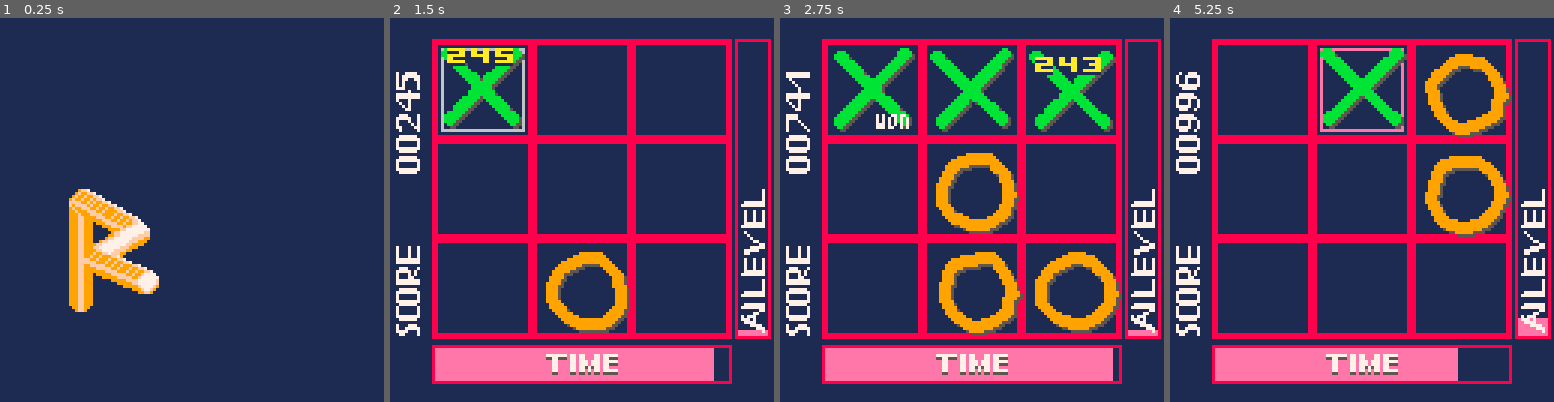
Above: before the commit, frames 1-4 (left to right).
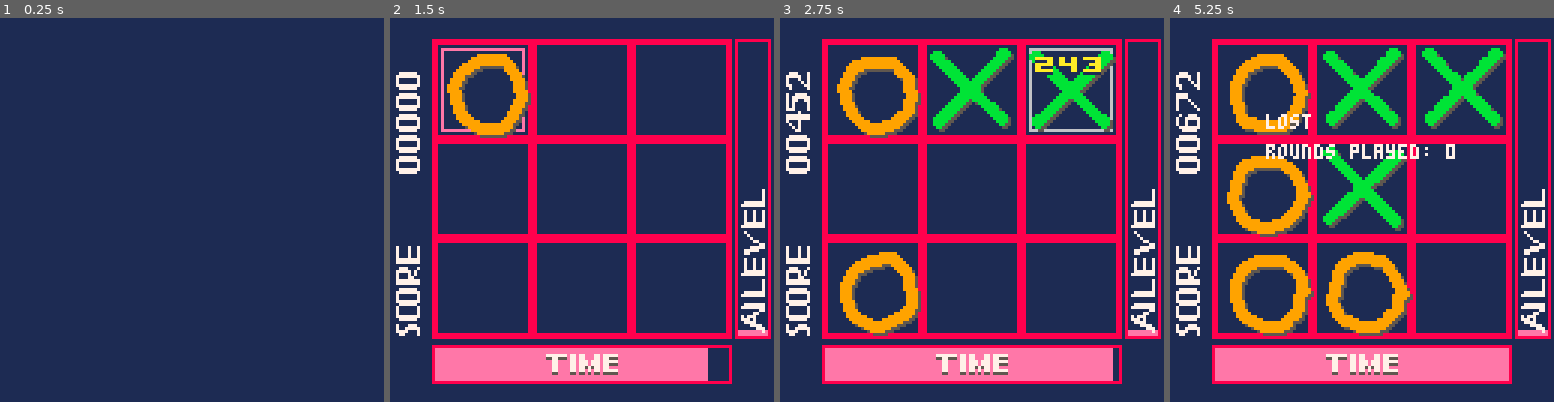
Above: after the commit, the same moments.

Repository: daniig/tttrush
Game: PICO-8 cartridge tictac.p8
Two runs of this game, one before a commit and one after it. Both use one fixed random seed, a clock stepped at 60 frames per second and the inputs below.
Inputs:
- Up to frame 1 (0.25 s): no input
- Up to frame 2 (1.5 s): tap X (X key) at 0.33, 1.07 s; tap O (Z key) at 0.7 s
- Up to frame 3 (2.75 s): hold Right 1.6-2.1 s; tap O (Z key) at 1.7, 2.1, 2.5 s; tap X (X key) at 1.85 s; hold Up 2.15-2.42 s; hold Right from 2.47 s (still down)
- Up to frame 4 (5.25 s): tap O (Z key) every 0.4 s from 2.9 to 4.9 s; tap X (X key) at 2.97, 4.08, 5.2 s; release Right at 3.03 s; hold Left 3.08-3.58 s; hold Down 3.63-3.97 s; hold Right 4.02-4.68 s; hold Up 4.73-5.03 s; hold Left from 5.08 s (still down)

The runs differ from the first frame. In frame 1, 4.5% of the frame differs, in the area x 17-42%, y 44-77%; in frame 2, 6.5%; in frame 3, 13%; in frame 4, 20%, in the area x 1-99%, y 7-95%.

Commit message:
Nuevo título (2)

Diff:
--- a/tictac.p8
+++ b/tictac.p8
@@ -660,9 +660,47 @@
 end
 -->8
 -- drawing
-title_phases={["slow_blink"]=1, ["faster_blink"]=2, ["moving_up"]=3, ["full_title"]=4}
-title_phase_start_time={["slow_blink"]=0, ["faster_blink"]=60, ["moving_up"]=90, ["full_title"]=105}
-title_phase_duration={["slow_blink"]=60, ["faster_blink"]=30, ["moving_up"]=15, ["full_title"]=0}	--	full_title duration is unlimited
+title_phases={"wait", "slow_blink", "faster_blink", "moving_up", "full_title"}
+title_phase_durations={
+	["wait"]=30,
+	["slow_blink"]=30,
+	["faster_blink"]=10,
+	["moving_up"]=15,
+	["full_title"]=-1 -- infinite duration
+}
+
+function title_phase_valid(tp)
+	for phase in all(title_phases) do
+		if phase==tp then
+			return true
+		end
+	end
+	return false
+end
+
+function calc_title_phase_start_time()
+	local start_times={}
+	local phase_start=0
+	for i, phase in ipairs(title_phases) do
+		start_times[phase]=phase_start
+		phase_start+=title_phase_durations[phase]
+	end
+	return start_times
+end
+title_phase_start_times=calc_title_phase_start_time()
+
+function get_title_phase(ptime)
+	for i, title_phase in ipairs(title_phases) do
+		if (ptime >= title_phase_start_times[title_phase]) and
+				((title_phase_durations[title_phase]==-1) or -- infinite duration
+				 (ptime < (	title_phase_start_times[title_phase]+
+							title_phase_durations[title_phase])))
+		    then
+			return title_phase
+		end
+	end
+	return title_phases[1]
+end
 
 function rect2(x,y,w,h,c)
 	rect(x,y,x+w,y+h,c)
@@ -670,6 +708,16 @@
 
 function rectfill2(x,y,w,h,c)
 	rectfill(x,y,x+w,y+h,c)
+end
+
+-- highlighted print: string,x,y,color,highlight color
+function hprint(s,x,y,c,h)
+	for i=-1,1 do
+		for j=-1,1 do
+			print(s,x+i,y+j,h)
+		end
+	end
+	print(s,x,y,c)
 end
 
 -- vector figure table format: f[stroke][point in stroke][coord (x or y) of point]
@@ -923,63 +971,54 @@
 	draw_int_to_chars(score,score_digits)
 end
 
-function get_title_phase(ptime)
-	if ms.ptime < title_phase_start_time["faster_blink"] then
-		return "slow_blink"
-	elseif ms.ptime < title_phase_start_time["moving_up"] then
-		return "faster_blink"
-	elseif ms.ptime < title_phase_start_time["full_title"] then
-		return "moving_up"
-	else
-		return "full_title"
-	end
-end
-
 function get_title_y_off(title_phase,ptime)
-	assert(title_phases[title_phase]!=nil)
+	assert(title_phase_valid(title_phase))
 	local title_max_y_off=20
 	if title_phase=="slow_blink" or title_phase=="faster_blink" then
 		return 0
 	elseif title_phase=="moving_up" then
-		return title_max_y_off*(ptime-title_phase_start_time["moving_up"])/title_phase_duration["moving_up"]
+		return title_max_y_off*(ptime-title_phase_start_times["moving_up"])/title_phase_durations["moving_up"]
 	else
 		return title_max_y_off
 	end
 end
 
 function get_title_blink_chance(title_phase,ptime)
-	assert(title_phases[title_phase]!=nil)
-	local slow_blink_rate=0.95
+	assert(title_phase_valid(title_phase))
+	local slow_blink_rate=0.75
 	if title_phase=="slow_blink" then
 		return slow_blink_rate
 	elseif title_phase=="faster_blink" then
-		return slow_blink_rate*(1-(ptime-title_phase_start_time["faster_blink"])/title_phase_duration["faster_blink"])
+		return slow_blink_rate*(1-(ptime-title_phase_start_times["faster_blink"])/title_phase_durations["faster_blink"])
 	else
 		return 0
 	end
 end
 
 function draw_menu(title_phase,ptime,ptimec,dseed)
-	assert(title_phases[title_phase]!=nil)
-	local backup_seed=rnd()
-	srand(dseed)
+	assert(title_phase_valid(title_phase))
+	local title_blink_chance=get_title_blink_chance(title_phase,ptime)
 	local title_y_off=get_title_y_off(title_phase,ptime)
-	local title_blink_chance=get_title_blink_chance(title_phase,ptime)
-	draw_figure(f_title_line1,
-				-2,25-title_y_off,
-				title_brush_1,
-				title_blink_chance)
-	draw_figure(f_title_line2,
-				19,50-title_y_off,
-				title_brush_2,
-				title_blink_chance)
-	srand(backup_seed)
+	cls(1)
+	if rnd(1)>=title_blink_chance and title_phase!="wait" then
+		local backup_seed=rnd()
+		srand(dseed)
+		draw_figure(f_title_line1,
+					-2,25-title_y_off,
+					title_brush_1,
+					0)
+		draw_figure(f_title_line2,
+					17,50-title_y_off,
+					title_brush_2,
+					0)
+		srand(backup_seed)
+	end
 	if title_phase=="full_title" then
 		if (ptimec&0x08==0x08) then
-			print("press 🅾️/❎ to start",25,85,14)
+			hprint("press 🅾️/❎ to start",25,85,14,10)
 		end
 		print("hang in against the cpu",20,105,14)
-		 print("for as long as possible",20,115,14)
+		print("for as long as possible",20,115,14)
 	end
 end
 
@@ -1002,12 +1041,12 @@
 end
 
 function _draw()
-	cls(1)
 	if ms.phase=="main" then
 		local tp = get_title_phase(ms.ptime)
-		printh(""..tp.."@"..ms.ptime)
+		-- printh(""..tp.."@"..ms.ptime)
 		draw_menu(tp,ms.ptime,ms.ptimec,ms.dseed)
 	elseif ms.phase=="playing" then
+		cls(1)
 		draw_board()
 		if gs.phase=="cpu"
 		or gs.phase=="player" then
Not shown, added: tictactoe_mockup_title.png
